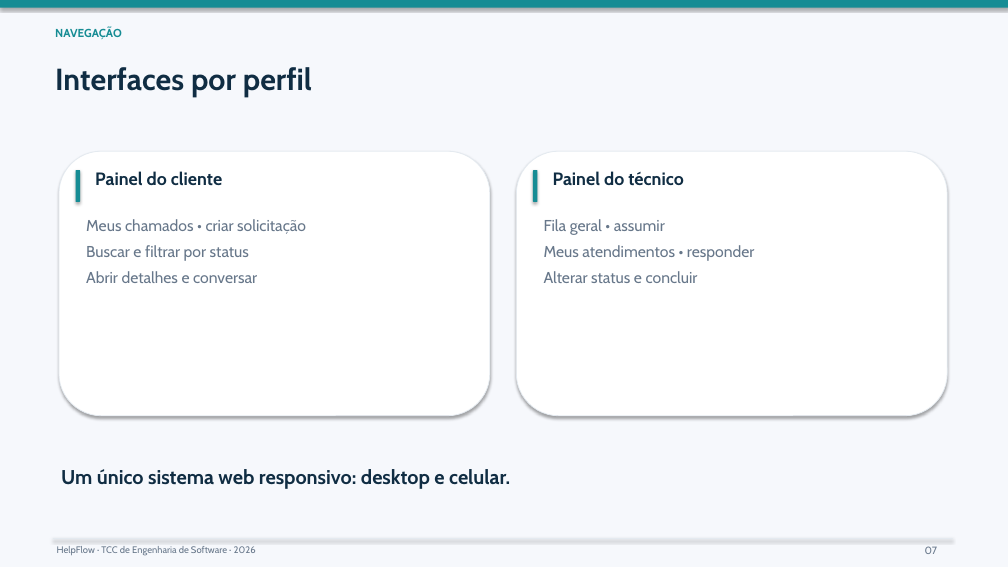
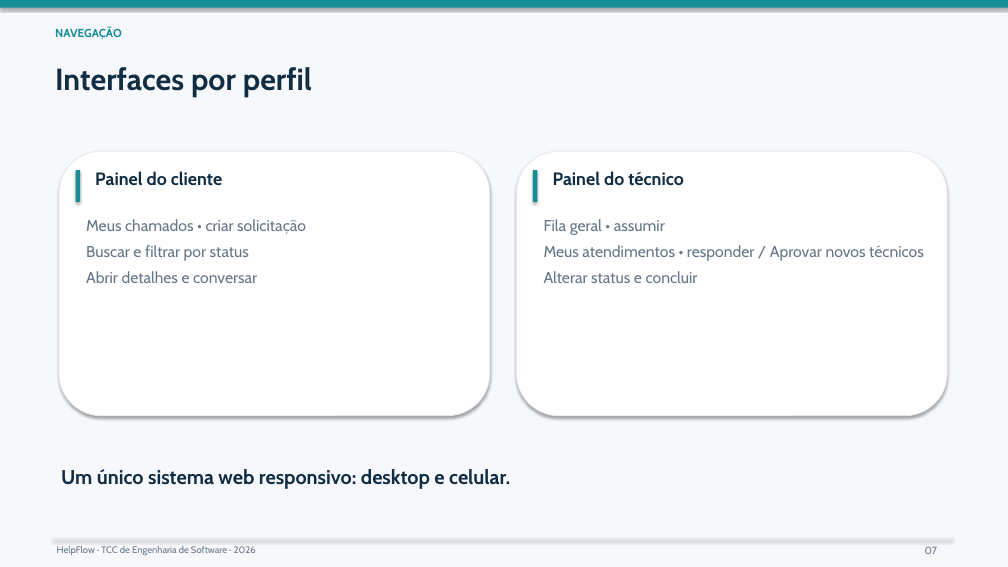
Before and after one commit to Goldcrowb/TCC_HelpFlow, a slide deck: slide 7 of apresentacao/Apresentacao_HelpFlow_TCC.pptx. Drawn at 1008x567 pixels with LibreOffice and Linux fonts; fonts in the diff are those of the drawing. Boxes give left, top, right and bottom in pixels: in the first picture for what was removed or moved away, otherwise in the second. Text is boxed around its words. In the diff, an @@ line names an element or a change of style, - is before the commit and + after.

```diff
--- a/apresentacao/Apresentacao_HelpFlow_TCC.pptx
+++ b/apresentacao/Apresentacao_HelpFlow_TCC.pptx
@@ text at bbox=[544, 245, 924, 261]: text changed @@
-Meus atendimentos • responder
+Meus atendimentos • responder / Aprovar novos técnicos
```
Also in this commit, not shown: 5 other slides changed, 39 other files.
